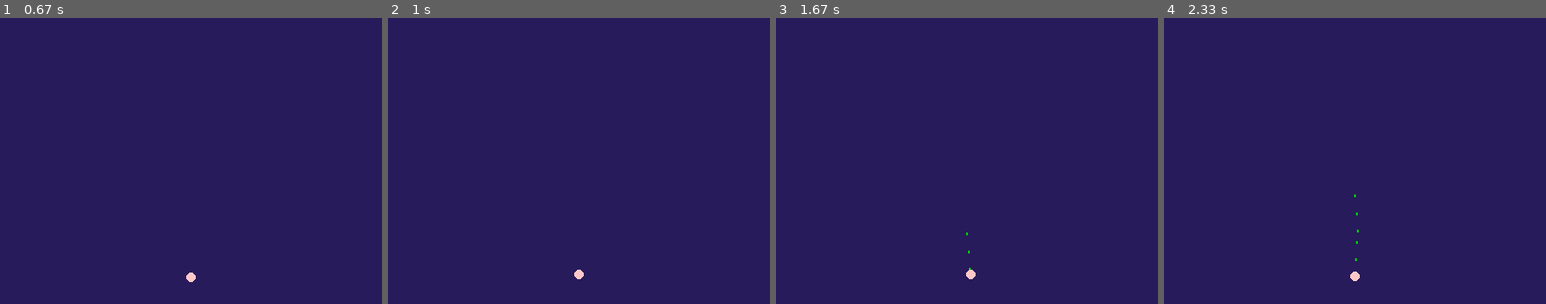
Above: before the commit, frames 1-4 (left to right).
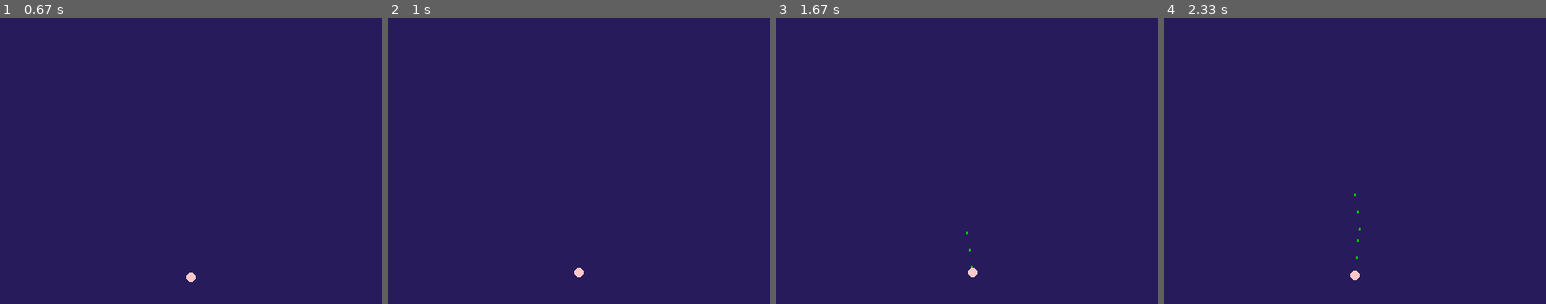
Above: after the commit, the same moments.

Repository: YuryNagorny/Gleb-Yura-PyGame
Game: pygame game, started from main.py
Same seed, same stepped clock (60 frames per second), same inputs: the game is played once before the commit and once after it.
Inputs:
- Up to frame 1 (0.67 s): hold D from 0.33 s (still down)
- Up to frame 2 (1 s): release D at 0.8 s; hold W from 0.83 s (still down); tap Space at 0.9 s
- Up to frame 3 (1.67 s): release W at 1.13 s; hold D 1.17-1.63 s; tap Space at 1.23, 1.53 s
- Up to frame 4 (2.33 s): hold A 1.67-2.2 s; tap Space at 1.73, 2.03, 2.3 s; hold S from 2.23 s (still down)
The pictures show only the part of the screen within x 25-75%, y 5-55%; the shares and areas given below are measured in that part.

Frame 1 is identical in both runs. In frame 2, less than 0.1% of the frame differs, in the area x 48-52%, y 87-92%; in frame 3, less than 0.1%, in the area x 49-53%, y 74-92%; in frame 4, less than 0.1%.

Commit message:
Update main.py

Diff:
--- a/main.py
+++ b/main.py
@@ -7,7 +7,7 @@
     def __init__(self, x, y, r, color):
         self.x = x
         self.y = y
-        self.v = (random.randint(0, 1), random.randint(0, 5), random.randint(0, 5))
+        self.v = (random.randint(0, 1), random.randint(0, 500) / 100, random.randint(0, 500) / 100)
         self.r = r
         self.color = color
 
@@ -40,6 +40,7 @@
     def render(self):
         pygame.draw.rect(screen, (0, 200, 0), (self.x - 1, self.y, 2, 3))
 
+
 class Player:
     def __init__(self):
         self.x = 400
@@ -70,7 +71,7 @@
     def __init__(self):
         pass
 
-a = projectile(400, 200, 19, (0, 0, 0))
+
 projectiles = []
 bullets = []
 player = Player()
@@ -99,22 +100,21 @@
             elif keys[pygame.K_w] and keys[pygame.K_a]:
                 player.move(-1, -1)
             elif keys[pygame.K_d]:
-                player.move(1, 0)
+                player.move(math.sqrt(2), 0)
             elif keys[pygame.K_w]:
-                player.move(0, -1)
+                player.move(0, math.sqrt(2) * -1)
             elif keys[pygame.K_a]:
-                player.move(-1, 0)
+                player.move(math.sqrt(2) * -1, 0)
             elif keys[pygame.K_s]:
-                player.move(0, 1)
+                player.move(0, math.sqrt(2))
         for i in bullets:
             i.render()
             i.move()
             if i.y < 0:
                 del bullets[bullets.index(i)]
         for i in projectiles:
-            if 0 > i.x > 800 or 0 > i.y > 600:
+            if 0 > i.x or i.x > 800 or 0 > i.y or i.y > 600:
                 del projectiles[projectiles.index(i)]
-                print(projectiles)
             i.render()
             i.move()
             if i.kill(player):
